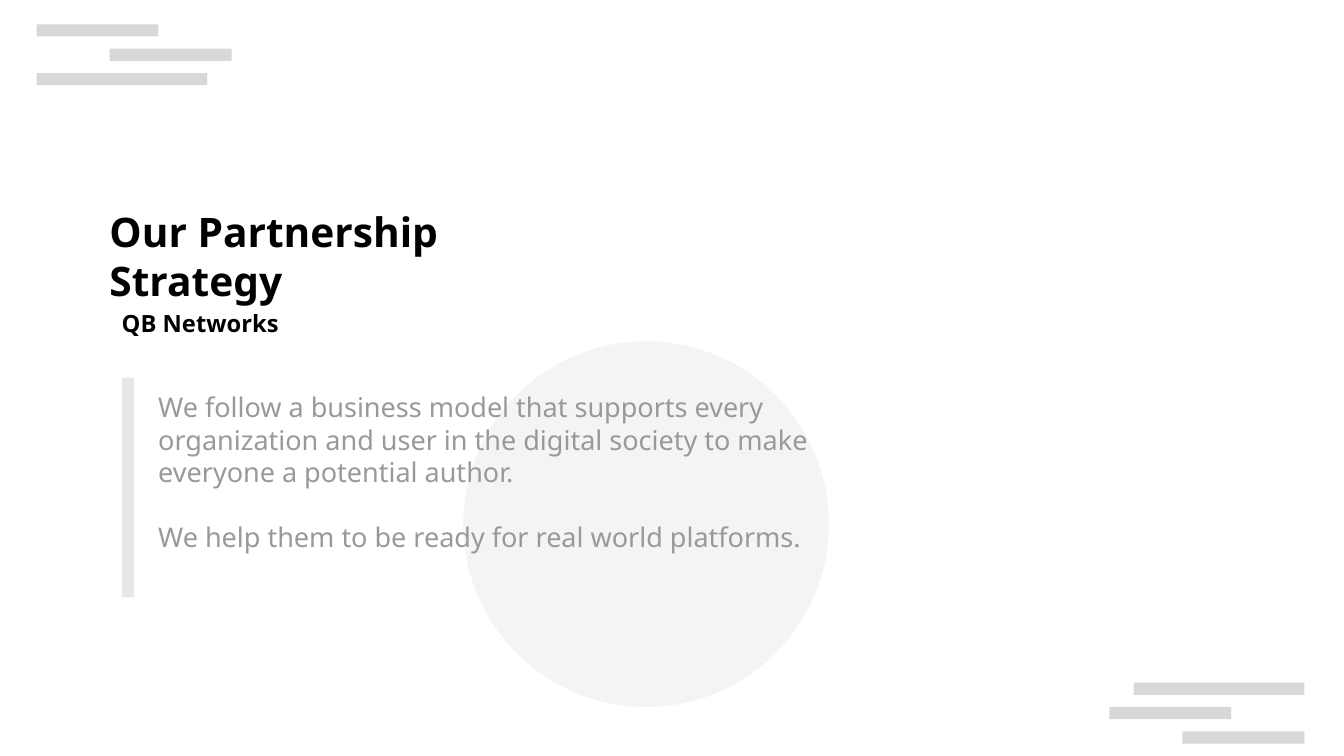
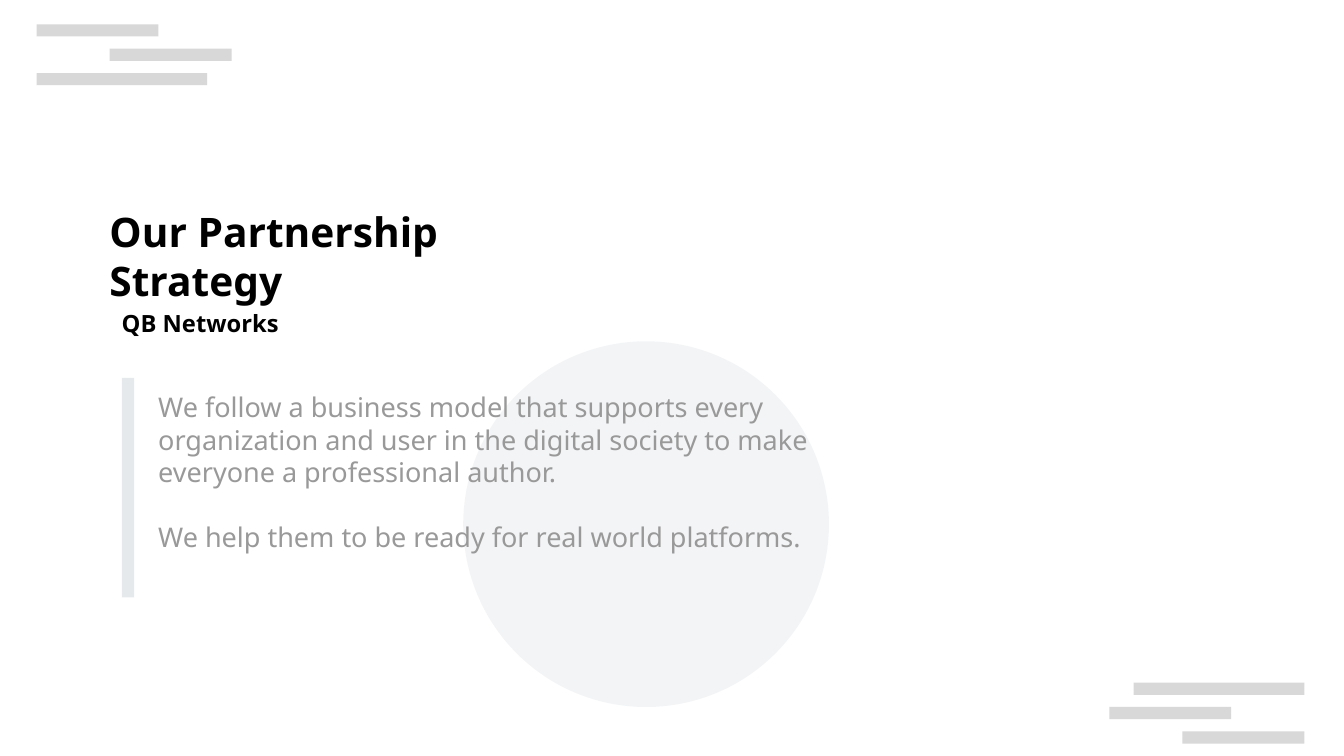
Before and after one commit to masscollabs/massCON2025, a slide deck: slide 3 of partners.odp. Drawn at 1344x756 pixels with LibreOffice and Linux fonts; fonts in the diff are those of the drawing; background and template pictures are left out. Boxes give left, top, right and bottom in pixels: in the first picture for what was removed or moved away, otherwise in the second. Text is boxed around its words. In the diff, an @@ line names an element or a change of style, - is before the commit and + after.

Commit message:
"professional"

```diff
--- a/partners.odp
+++ b/partners.odp
@@ text at [158,396,807,489]: text changed @@
-We follow a business model that supports every organization and user in the digital society to make everyone a potential author.
+We follow a business model that supports every organization and user in the digital society to make everyone a professional author.
```
Also in this commit, not shown: 1 other slide changed, 1 other file.
